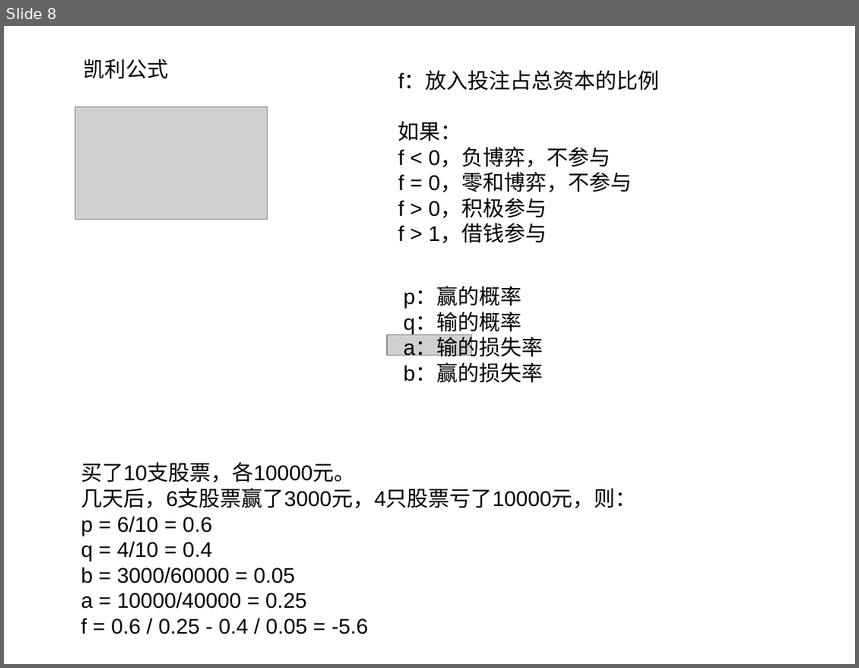
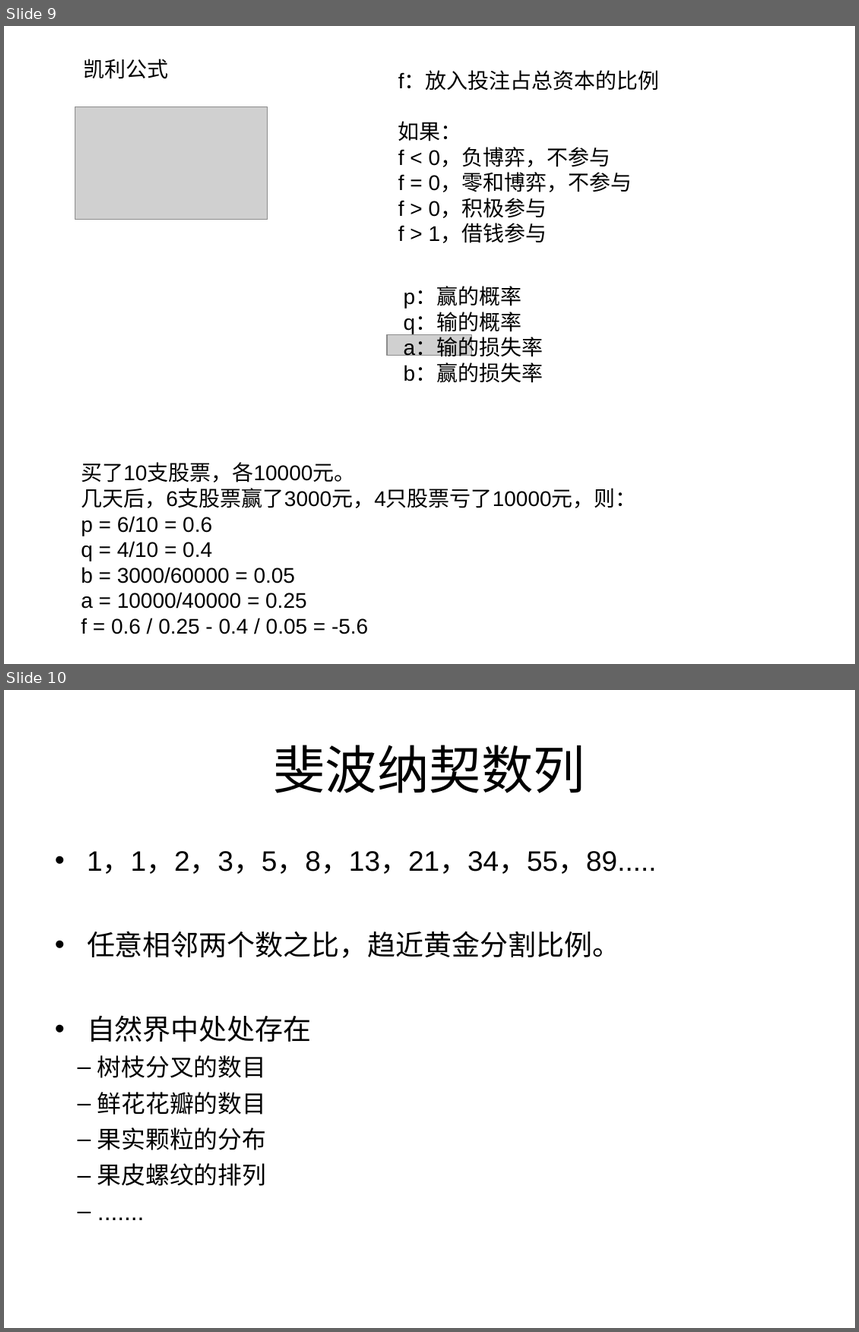
Before and after one commit to dofoyo/istock, a slide deck: istock.ppt. Shown one above the other, each under a label of ours: slide 8 before the commit, slides 9 and 10 after it. The pictures are 859x668 and 859x1332 pixels, drawn with LibreOffice and Linux fonts; fonts in the diff are those of the drawing; grey boxes stand for pictures. Boxes give left, top, right and bottom in pixels: in the first picture for what was removed or moved away, otherwise in the second. Text is boxed around its words. In the diff, an @@ line names an element or a change of style, - is before the commit and + after.

```diff
--- a/istock.ppt
+++ b/istock.ppt
@@ slide 10 added at (4, 690, 855, 1328), background #FFFFFF @@
@@ title added at (273, 745, 585, 793), 44 pt, text #000000 @@
+斐波纳契数列
@@ text added at (87, 851, 657, 1186), 23.8 pt, text #000000 @@
+• 1，1，2，3，5，8，13，21，34，55，89.....
+• 任意相邻两个数之比，趋近黄金分割比例。
+• 自然界中处处存在
+  – 树枝分叉的数目
+  – 鲜花花瓣的数目
+  – 果实颗粒的分布
+  – 果皮螺纹的排列
+  – .......
@@ what was slide 8 is now slide 9 @@
```
Also in this commit, not shown: 3 other slides added, 17 other files.
